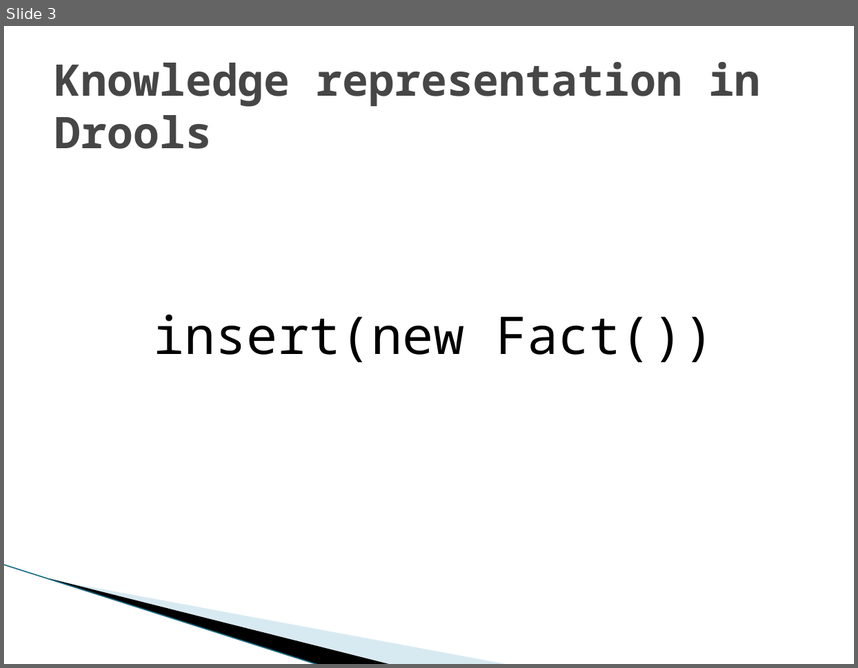
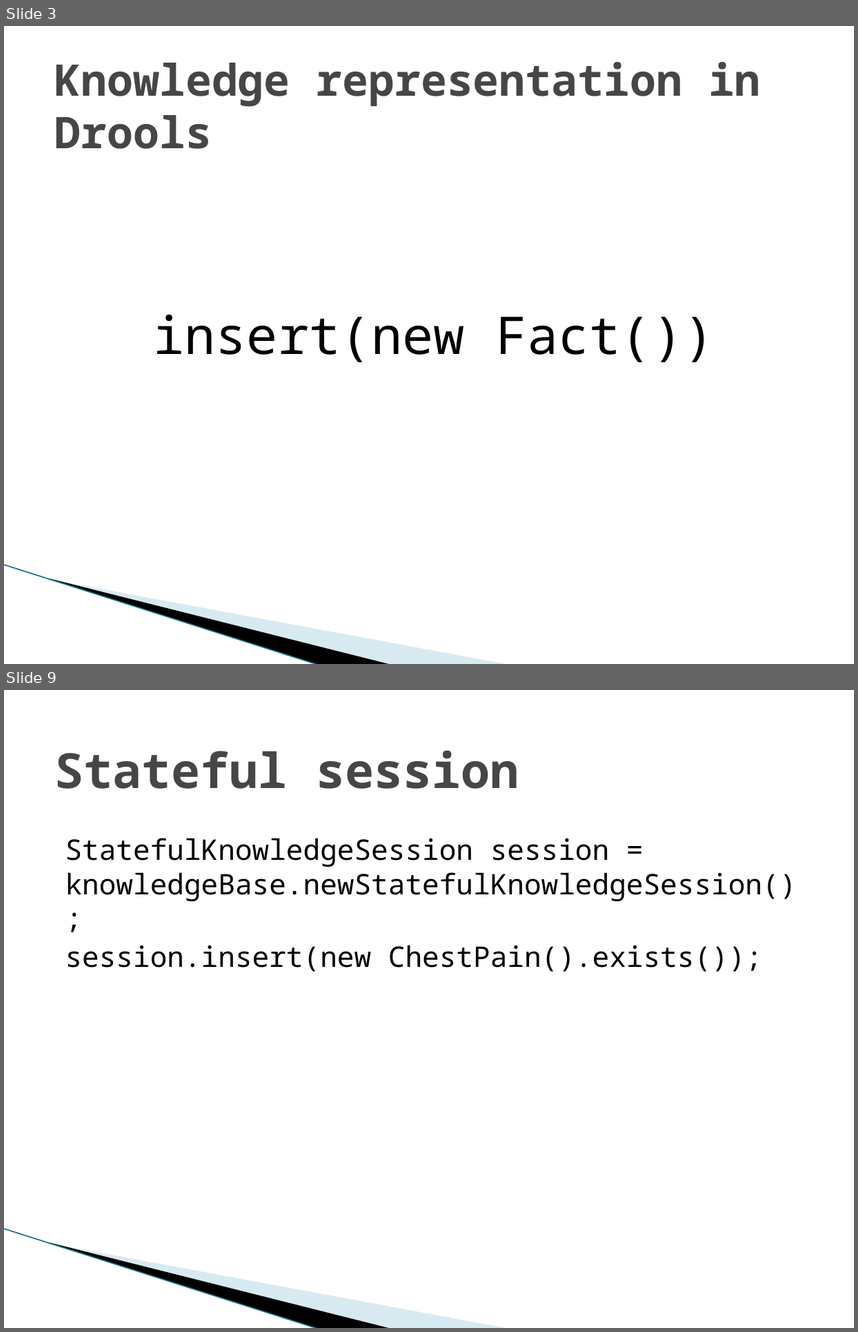
Before and after one commit to gspandy/drools-presentation-and-examples, a slide deck: drools-business-rules-engine.pptx. Shown one above the other, each under a label of ours: slide 3 before the commit, slides 3 and 9 after it; the slides between them are not shown. The pictures are 858x668 and 858x1332 pixels, drawn with LibreOffice and Linux fonts; fonts in the diff are those of the drawing; background and template pictures are left out. Boxes give left, top, right and bottom in pixels: in the first picture for what was removed or moved away, otherwise in the second. Text is boxed around its words. In the diff, an @@ line names an element or a change of style, - is before the commit and + after.

```diff
--- a/drools-business-rules-engine.pptx
+++ b/drools-business-rules-engine.pptx
@@ slide 9 added at bbox=[4, 690, 854, 1328], background #FFFFFF; not listed: 3 template elements that a slide beside it also shows @@
@@ title added at bbox=[55, 750, 519, 789], 41 pt, text #464646, bold @@
+Stateful session
@@ text added at bbox=[65, 838, 797, 972], 24 pt, text #000000 @@
+StatefulKnowledgeSession session = knowledgeBase.newStatefulKnowledgeSession();
+session.insert(new ChestPain().exists());
```
Also in this commit, not shown: 3 slides changed, 10 other slides added, 3 other files.
